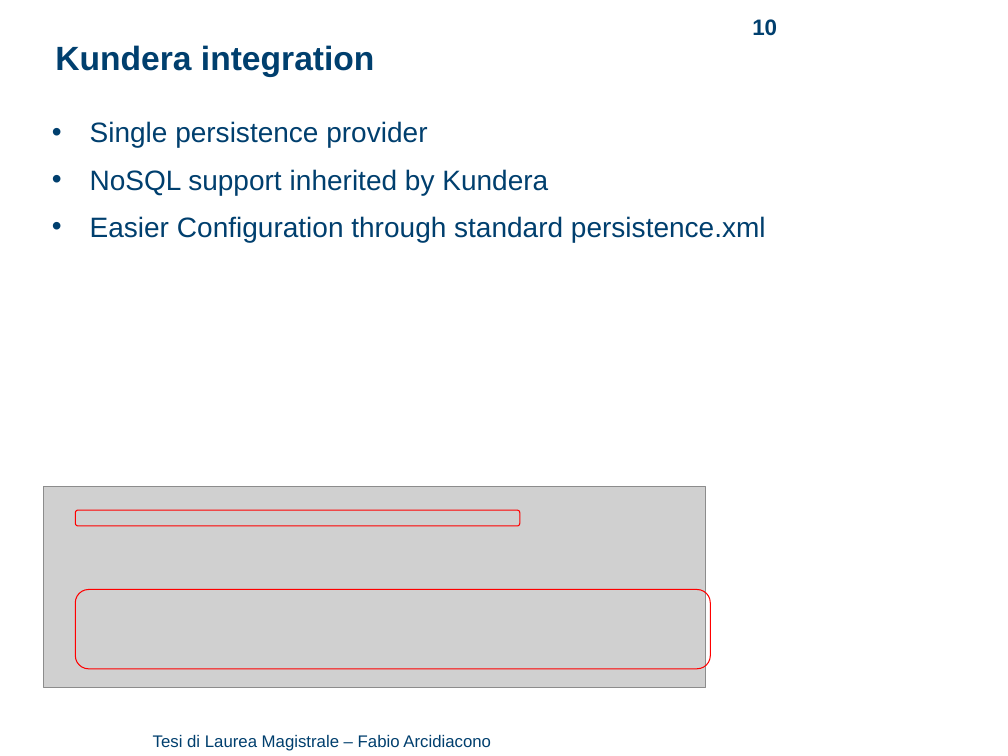
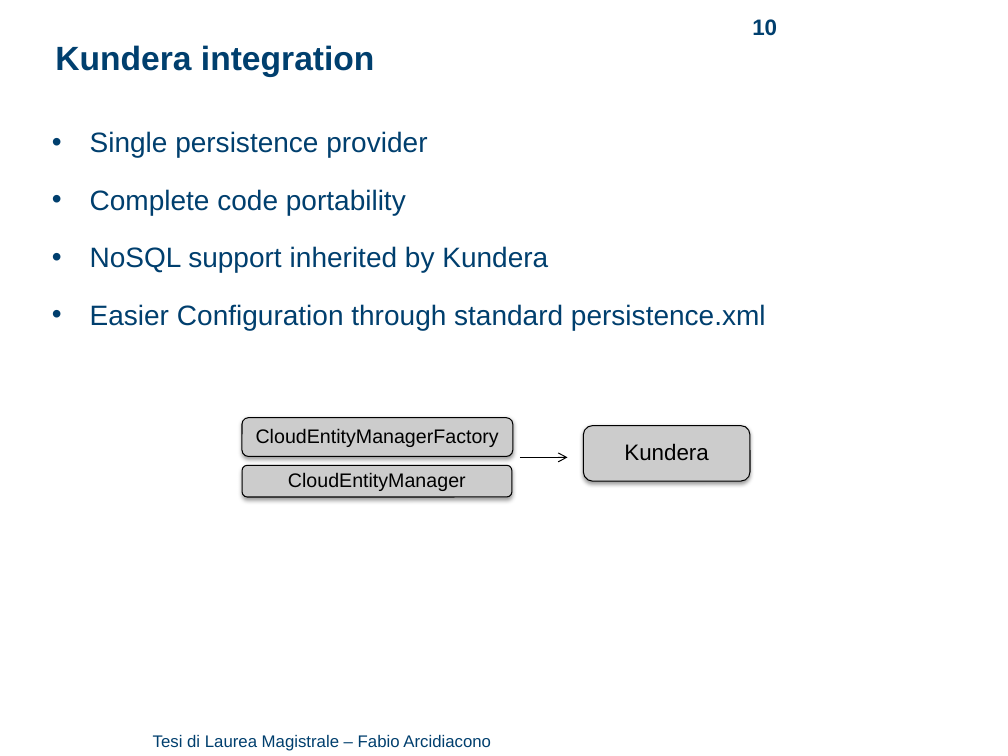
Before and after one commit to arci/thesis, a slide deck: slide 10 of presentation/ThesisPresentation.pptx. Drawn at 1008x756 pixels with LibreOffice and Linux fonts; fonts in the diff are those of the drawing; grey boxes stand for pictures; background and template pictures are left out. Boxes give left, top, right and bottom in pixels: in the first picture for what was removed or moved away, otherwise in the second. Text is boxed around its words. In the diff, an @@ line names an element or a change of style, - is before the commit and + after.

```diff
--- a/presentation/ThesisPresentation.pptx
+++ b/presentation/ThesisPresentation.pptx
@@ text at (x1=90, y1=131, x2=766, y2=330): line spacing 1.2 to 1.5 @@
@@ text at (x1=90, y1=189, x2=406, y2=215): paragraph added @@
+• Complete code portability
@@ group added at (x1=242, y1=417, x2=750, y2=497): 3 rounded rectangles, 1 arrow @@
+CloudEntityManager
+Kundera
+CloudEntityManagerFactory
@@ picture removed at (x1=43, y1=486, x2=706, y2=687) @@
@@ rounded rectangle removed at (x1=76, y1=510, x2=520, y2=526) @@
@@ rounded rectangle removed at (x1=76, y1=590, x2=711, y2=669) @@
```
Also in this commit, not shown: 7 other slides changed, 4 other files.
